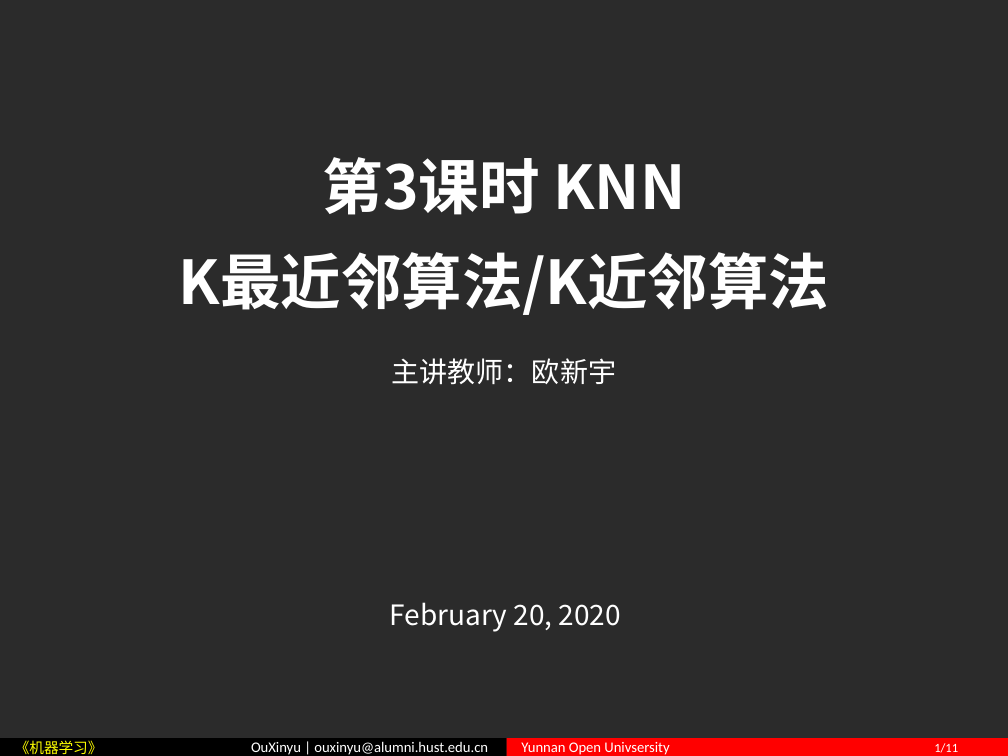
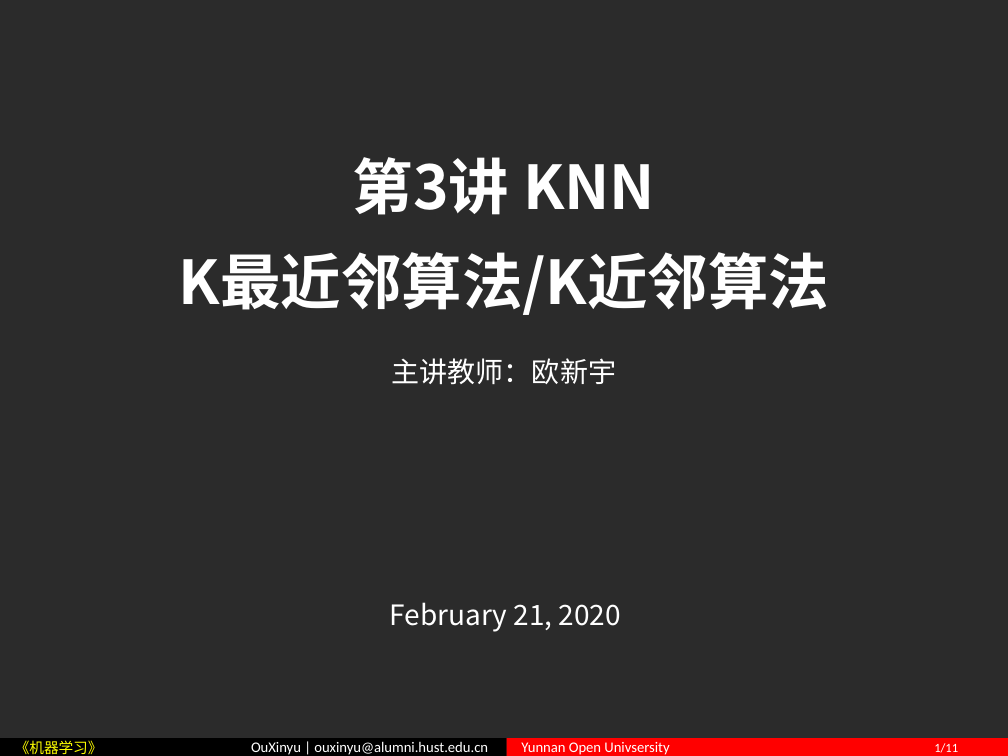
Before and after one commit to ouxinyu/Teaching, a slide deck: slide 1 of MachineLearning/PPT/Ch03KNN.pptx. Drawn at 1008x756 pixels with LibreOffice and Linux fonts; fonts in the diff are those of the drawing; background and template pictures are left out; a plain dark background stands for a picture behind light text. Boxes give left, top, right and bottom in pixels: in the first picture for what was removed or moved away, otherwise in the second. Text is boxed around its words. In the diff, an @@ line names an element or a change of style, - is before the commit and + after.

```diff
--- a/MachineLearning/PPT/Ch03KNN.pptx
+++ b/MachineLearning/PPT/Ch03KNN.pptx
@@ title at (179,157,830,315): text changed @@
-第3课时 KNN
-K最近邻算法/K近邻算法
+第3讲 KNN
+K最近邻算法/K近邻算法
@@ text at (389,602,621,632): text changed @@
-February 20, 2020
+February 21, 2020
```
Also in this commit, not shown: 21 other files.
